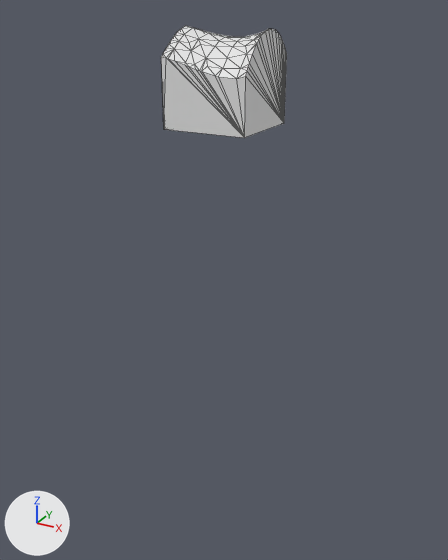
The glTF model assets/terrain/surface_pieces/surf_14_2.glb, before and after one commit.
The view is the same before and after, from a 50 mm camera at (-20.4, 66.2, -18.8) aimed at (-37.8, 97.9, -34.7). Lighting does not change. The marker at lower left points along +X, +Y and +Z. The picture after the commit comes second. Mesh edges are drawn as thin lines on the coarser meshes. Where no turn or scale is listed for an object, it has been applied to the vertices.

Objects in the first picture: 'geometry_0'.
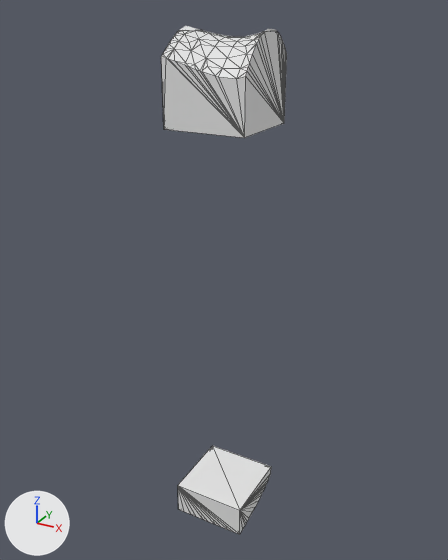
Boxes (x1, y1, x2, y2) around the edits, measured in the pictures (448 x 560 px):
'layer_7', added
    after: (178, 446, 271, 534)

Patch to the scene script:
```diff
--- a/assets/terrain/surface_pieces/surf_14_2.glb.py
+++ b/assets/terrain/surface_pieces/surf_14_2.glb.py
@@ me_layer_7 @@
+me_layer_7.from_pydata(...)  # 91 vertices, 178 faces; spans x -40.0..-35.0, y 95.0..100.0, z -52.22..-50.0
@@ ob_layer_7 @@
+ob_layer_7 = bpy.data.objects.new('layer_7', me_layer_7)
+ob_layer_7.location = (0.0, 0.0, 0.0)
```
